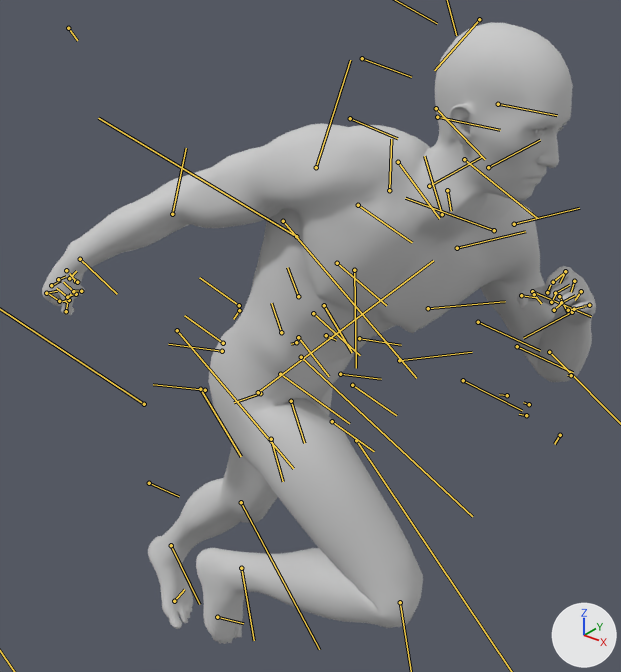
The FBX model Character/Animation/ZWM/Locmotion/Anim_ChongLoop_R.FBX as it was, and as the next commit left it.
Camera for both pictures: a 50 mm lens placed at (0.994, -1.228, 1.746), pointed at (-0.018, 0.036, 0.962). The axes (+X, +Y, +Z) are drawn at lower right. The lights are the same throughout. Both versions are drawn at frame 13 of the action 'Take 001'; the numbers are the values there. The bones that bend it are drawn over the model as lines.

Objects in the first picture: 'Male_Body', 'Male_Eyelash', 'Male_Foot', 'Male_Hand', 'Male_Head', 'Male_Leg'.
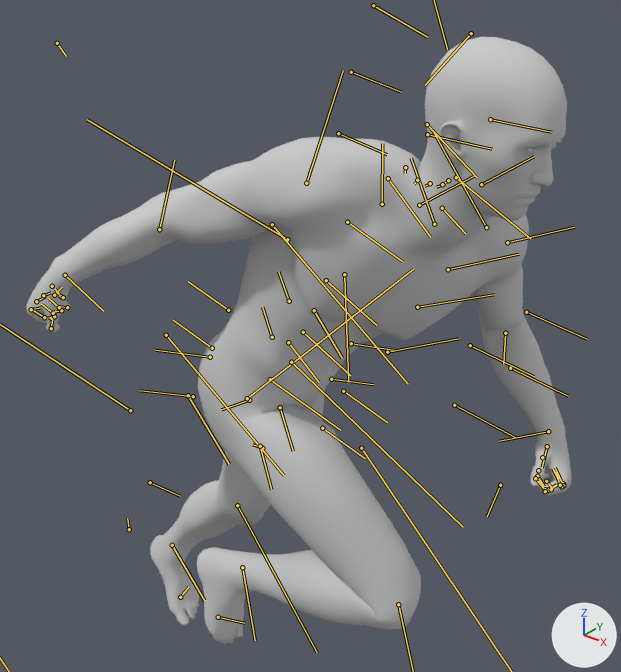
Boxes [x1, y1, x2, y2] around the edits, measured in the pictures (621 x 672 px):
'Male_Body', posed (7% taller): before [81, 123, 592, 382]; after [66, 137, 559, 415]
'Male_Leg', posed: before [166, 327, 423, 628]; after [167, 332, 421, 630]
'Male_Head', posed: before [368, 23, 573, 309]; after [360, 37, 567, 322]
'Male_Hand', posed (138% taller): before [42, 236, 596, 338]; after [26, 252, 572, 496]
'Male_Foot', posed: before [148, 532, 255, 644]; after [150, 531, 254, 644]
'Male_Eyelash', posed (14% taller): before [533, 123, 567, 136]; after [526, 140, 562, 155]
bone 'Bip001 Spine2', root to tip: before (354, 270) to (356, 368); after (344, 274) to (348, 382)
bone 'Bip001 Neck', root to tip: before (447, 190) to (451, 211); after (442, 208) to (465, 233)
bone 'Bip001 Head', root to tip: before (464, 159) to (537, 218); after (456, 177) to (530, 238)
bone 'Bip001 L Clavicle', root to tip: before (442, 214) to (424, 156); after (434, 224) to (411, 158)
bone 'Bip001 L UpperArm', root to tip: before (494, 230) to (405, 198); after (486, 227) to (432, 130)
bone 'Bip001 L Finger0', root to tip: before (559, 296) to (568, 313); after (547, 446) to (542, 467)
bone 'Bip001 L Finger01', root to tip: before (534, 294) to (541, 303); after (542, 457) to (543, 459)
bone 'Bip001 L Finger02', root to tip: before (521, 295) to (535, 297); after (538, 470) to (539, 472)
bone 'Bip001 R UpperArm', root to tip: before (316, 167) to (350, 60); after (306, 183) to (343, 70)
bone 'Bip001 R Thigh', root to tip: before (258, 392) to (433, 260); after (247, 398) to (413, 269)
bone 'Bip001 R Foot', root to tip: before (241, 568) to (254, 640); after (242, 567) to (255, 640)
bone 'Bip001 L Thigh', root to tip: before (301, 357) to (472, 516); after (291, 362) to (463, 527)

The change in detail:
Object 'Bip001' (bone_rig_object) moves from (-1.51, -6.44, 91.47) to (-1.22, -9.89, 91.75).
Bone 'Bip001 Spine2' (bone_bip001_spine2) turns from (-30, 3, 10) to (-25, 4, 14) degrees about its own x, y and z.
Bone 'Bip001 Neck' (bone_bip001_neck) turns from (-6, 5, -39) to (37, 4, -40) degrees about its own x, y and z.
Bone 'Bip001 Head' (bone_bip001_head) turns from (46, 4, 4) to (-1, -1, -2) degrees about its own x, y and z.
Bone 'Bip001 L Clavicle' (bone_bip001_l_clavicle) turns from (0, -4, 1) to (-1, -6, 6) degrees about its own x, y and z.
Bone 'Bip001 L UpperArm' (bone_bip001_l_upperarm) turns from (-20, -1, -25) to (4, 12, -19) degrees about its own x, y and z.
Bone 'Bip001 L Forearm' (bone_bip001_l_forearm) turns from (0, 0, -125) to (0, 0, -55) degrees about its own x, y and z.
Bone 'Bip001 L Finger0' (bone_bip001_l_finger0) turns from (-2, 31, 18) to (0, 0, 0) degrees about its own x, y and z.
Bone 'Bip001 L Finger01' (bone_bip001_l_finger01) turns from (0, 0, -11) to (0, 0, 29) degrees about its own x, y and z.
Bone 'Bip001 L Finger02' (bone_bip001_l_finger02) turns from (0, 0, 95) to (0, 0, 24) degrees about its own x, y and z.
Bone 'Bip001 R UpperArm' (bone_bip001_r_upperarm) turns from (-7, -13, 11) to (0, -15, 10) degrees about its own x, y and z.
Bone 'Bip001 R Thigh' (bone_bip001_r_thigh) turns from (6, 4, 73) to (10, 6, 74) degrees about its own x, y and z.
Bone 'Bip001 R Foot' (bone_bip001_r_foot) turns from (-16, -7, -4) to (-11, -9, -4) degrees about its own x, y and z.
Bone 'Bip001 L Thigh' (bone_bip001_l_thigh) turns from (22, -5, 8) to (23, -2, 8) degrees about its own x, y and z.
